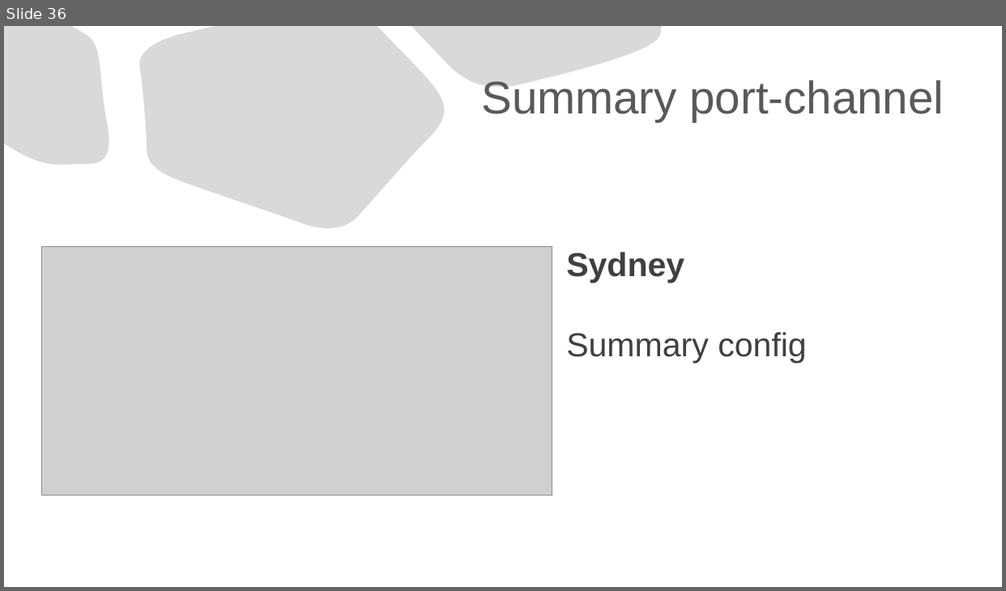
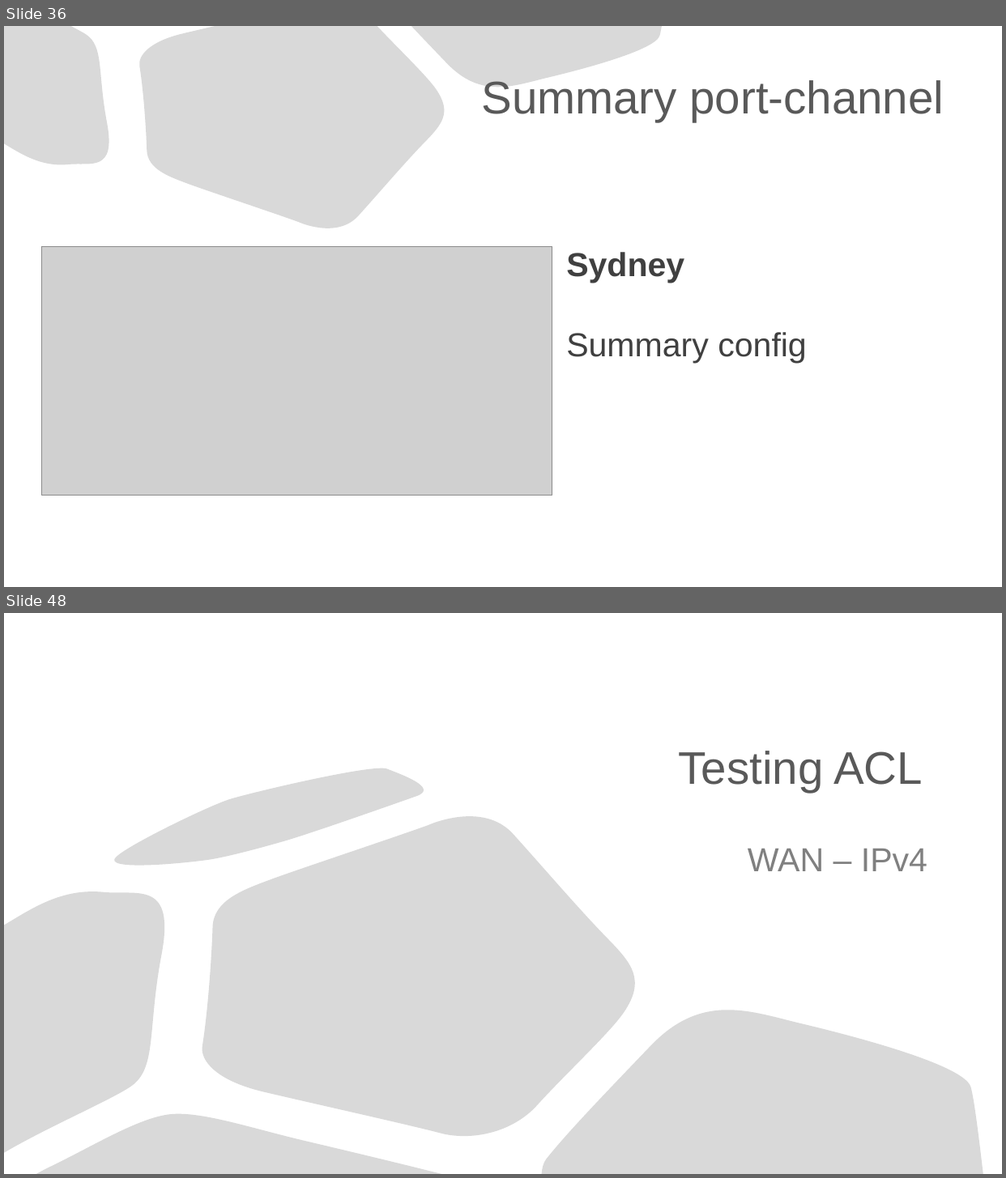
Before and after one commit to Advanced-Diploma-of-IT-Tel-Network-Eng/Assessments, a slide deck: TERM1-BLOCK1/2-ICTNWK541-Configure_Verify_Troubleshoot_WAN_links-IP_services/Assessmet_Task2/Task2/ICTNWK541 Assessment task.pptx. Shown one above the other, each under a label of ours: slide 36 before the commit, slides 36 and 48 after it; the slides between them are not shown. The pictures are 1006x591 and 1006x1178 pixels, drawn with LibreOffice and Linux fonts; fonts in the diff are those of the drawing; grey boxes stand for pictures. Boxes give left, top, right and bottom in pixels: in the first picture for what was removed or moved away, otherwise in the second. Text is boxed around its words. In the diff, an @@ line names an element or a change of style, - is before the commit and + after.

```diff
--- a/TERM1-BLOCK1/2-ICTNWK541-Configure_Verify_Troubleshoot_WAN_links-IP_services/Assessmet_Task2/Task2/ICTNWK541 Assessment task.pptx
+++ b/TERM1-BLOCK1/2-ICTNWK541-Configure_Verify_Troubleshoot_WAN_links-IP_services/Assessmet_Task2/Task2/ICTNWK541 Assessment task.pptx
@@ slide 48 added at box(4, 613, 1002, 1174), background #FFFFFF @@
@@ title added at box(679, 751, 923, 792), 44 pt, text #595959 @@
+Testing ACL
@@ freeform shape added at box(111, 764, 440, 871), fill #D9D9D9, outline #000000 0.75 pt @@
@@ freeform shape added at box(200, 801, 646, 1142), fill #D9D9D9, outline #000000 0.75 pt @@
@@ subtitle added at box(748, 849, 927, 871), 32 pt, text #808080 @@
+WAN – IPv4
@@ freeform shape added at box(4, 879, 177, 1153), fill #D9D9D9, outline #000000 0.75 pt @@
@@ freeform shape added at box(542, 992, 983, 1174), fill #D9D9D9, outline #000000 0.75 pt @@
@@ freeform shape added at box(36, 1112, 443, 1174), fill #D9D9D9, outline #000000 0.75 pt @@
```
Also in this commit, not shown: 4 slides changed, 16 other slides added, 1 slide removed, 1 other file.
